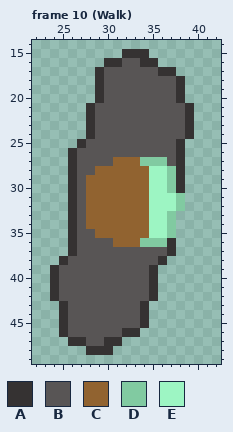
A pixel-art file gets an edit: Assets/Sprites/PlsWorkOnThisMore.ase. This is how it looked before the edit.
64x64 pixels, 13 frames. Shown: frame 10 (Walk): x 22..42, y 14..49. The commit also changed other frames, which this record leaves out.
Palette (. is transparent): A #353232  B #585555  C #916330  D #81caa1  E #9df5c3
The result:
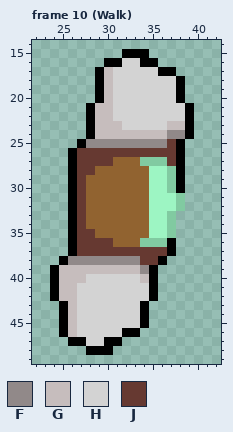
Colours new in this view: F #918989  G #c6bdbd  H #d3d3d3  J #663931
Change:
@@ palette @@
-A #353232
+A #000000
--- frame 10 (Walk), layer "Pookie"
@@ x 22..42 @@
 15 ..........AAA........
-16 ........AABBAA.......
-17 .......ABBBBBBAA.....
-18 .......ABBBBBBBBA....
-19 .......ABBBBBBBBA....
-20 .......ABBBBBBBBA....
-21 ......ABBBBBBBBBBA...
-22 ......ABBBBBBBBBBA...
-23 ......ABBBBBBBBBBA...
-24 ......ABBBBBBBBBBA...
-25 .....ABBBBBBBBBBA....
-26 ....ABBBBBBBBBBBA....
-27 ....ABBBBCCCDDDBA....
-28 ....ABBCCCCCCEEDA....
-29 ....ABCCCCCCCEEDA....
-30 ....ABCCCCCCCEEDA....
-31 ....ABCCCCCCCEEED....
-32 ....ABCCCCCCCEEED....
-33 ....ABCCCCCCCEED.....
-34 ....ABCCCCCCCEED.....
-35 ....ABBCCCCCCEED.....
-36 ....ABBBBCCCDDDA.....
-37 ....ABBBBBBBBBBA.....
-38 ...ABBBBBBBBBBA......
-39 ..ABBBBBBBBBBA.......
-40 ..ABBBBBBBBBBA.......
-41 ..ABBBBBBBBBBA.......
-42 ..ABBBBBBBBBBA.......
-43 ...ABBBBBBBBA........
-44 ...ABBBBBBBBA........
-45 ...ABBBBBBBBA........
-46 ...ABBBBBBAA.........
-47 ....AABBAA...........
+16 ........AAHHAA.......
+17 .......AGHHHHHAA.....
+18 .......AGHHHHHHHA....
+19 .......AGHHHHHHHA....
+20 .......AGHHHHHHHA....
+21 ......AGGHHHHHHHHA...
+22 ......AGGHHHHHHHHA...
+23 ......AGGGHHHHHGGA...
+24 ......AGGGGGGGGFFA...
+25 .....AFFFFFFFFFJA....
+26 ....AJJJJJJJJJJJA....
+27 ....AJJJJCCCDDDJA....
+28 ....AJJCCCCCCEEDA....
+29 ....AJCCCCCCCEEDA....
+30 ....AJCCCCCCCEEDA....
+31 ....AJCCCCCCCEEED....
+32 ....AJCCCCCCCEEED....
+33 ....AJCCCCCCCEED.....
+34 ....AJCCCCCCCEED.....
+35 ....AJJCCCCCCEED.....
+36 ....AJJJJCCCDDDA.....
+37 ....AJJJJJJJJJJA.....
+38 ...AFFFFFFFFJJA......
+39 ..AGGGGGGGGGFA.......
+40 ..AGGGHHHHHHGA.......
+41 ..AGGHHHHHHHHA.......
+42 ..AGGHHHHHHHHA.......
+43 ...AGHHHHHHHA........
+44 ...AGHHHHHHHA........
+45 ...AGHHHHHHHA........
+46 ...AGHHHHHAA.........
+47 ....AAHHAA...........
 48 ......AAA............
